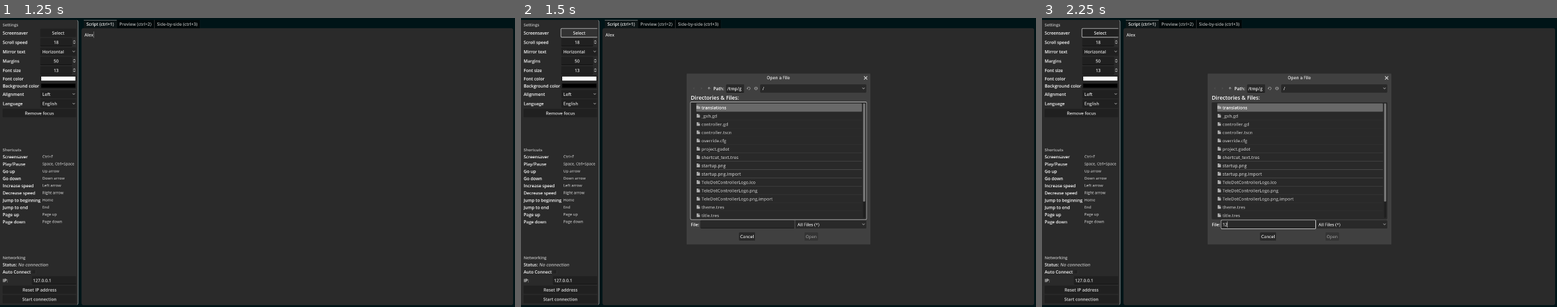
Above: before the commit, frames 1-3 (left to right).
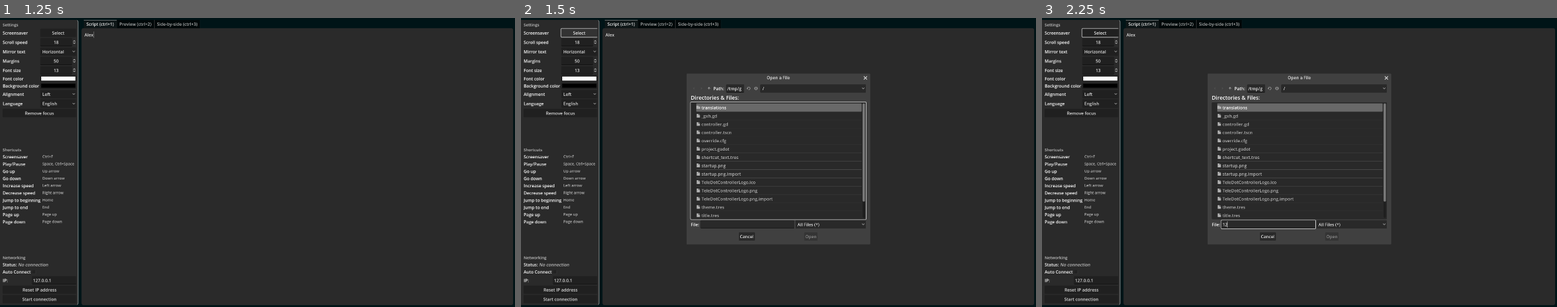
Above: after the commit, the same moments.

Repository: VoylinsGamedevJourney/teledot
Game: Godot game, scene res://controller.tscn
Same seed, same stepped clock (60 frames per second), same inputs: the game is played once before the commit and once after it.
Inputs (mouse positions are in pixels of both pictures, inside the frame that each line leads up to):
- Up to frame 1 (1.25 s): click (298, 165) at 0.52 s; type "Alex" at 0.6 s
- Up to frame 2 (1.5 s): click "Select" at 1.25 s
- Up to frame 3 (2.25 s): click (1268, 223) at 2.02 s; type "12" at 2.1 s

Frame 1 is identical in both runs. In frame 2, 0.2% of the frame differs, in the area x 42-68%, y 20-77%; in frame 3, 0.1%.

Commit message:
Fix listener issue

Diff:
--- a/src_controller/controller.gd
+++ b/src_controller/controller.gd
@@ -65,6 +65,9 @@
 		if current_status != status:
 			if status == client.STATUS_CONNECTED:
 				_on_connection_button_pressed()
+			elif status == client.STATUS_NONE and %AutoConnectButton.button_pressed:
+				if listener.bind(PORT) != OK:
+					print("Failed to bind to: %s!" % PORT)
 			status = current_status
 			connection_changed()
 	# Auto grabs IP and connects if enabled
--- a/src_controller/controller.tscn
+++ b/src_controller/controller.tscn
@@ -376,7 +376,6 @@
 size_flags_stretch_ratio = 4.0
 
 [node name="Script (ctrl+1)" type="TabBar" parent="MarginContainer/MainHSplit/ScriptPanel"]
-visible = false
 layout_mode = 2
 
 [node name="ScriptScroll" type="ScrollContainer" parent="MarginContainer/MainHSplit/ScriptPanel/Script (ctrl+1)"]
@@ -425,6 +424,7 @@
 fit_content = true
 
 [node name="Side-by-side (ctrl+3)" type="TabBar" parent="MarginContainer/MainHSplit/ScriptPanel"]
+visible = false
 layout_mode = 2
 
 [node name="ScriptScroll" type="ScrollContainer" parent="MarginContainer/MainHSplit/ScriptPanel/Side-by-side (ctrl+3)"]
Not shown: 1 places in src_controller/controller.tscn that only renumber resources
